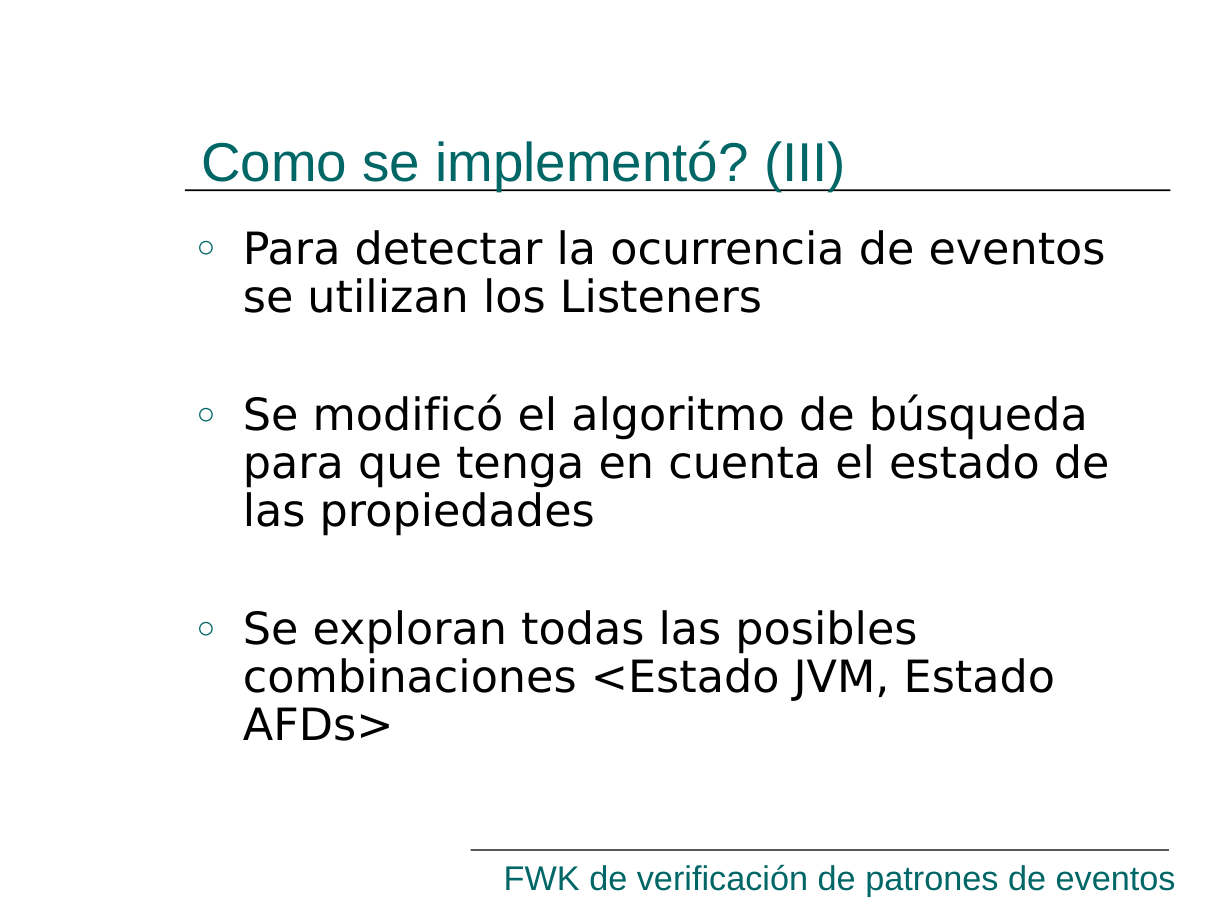
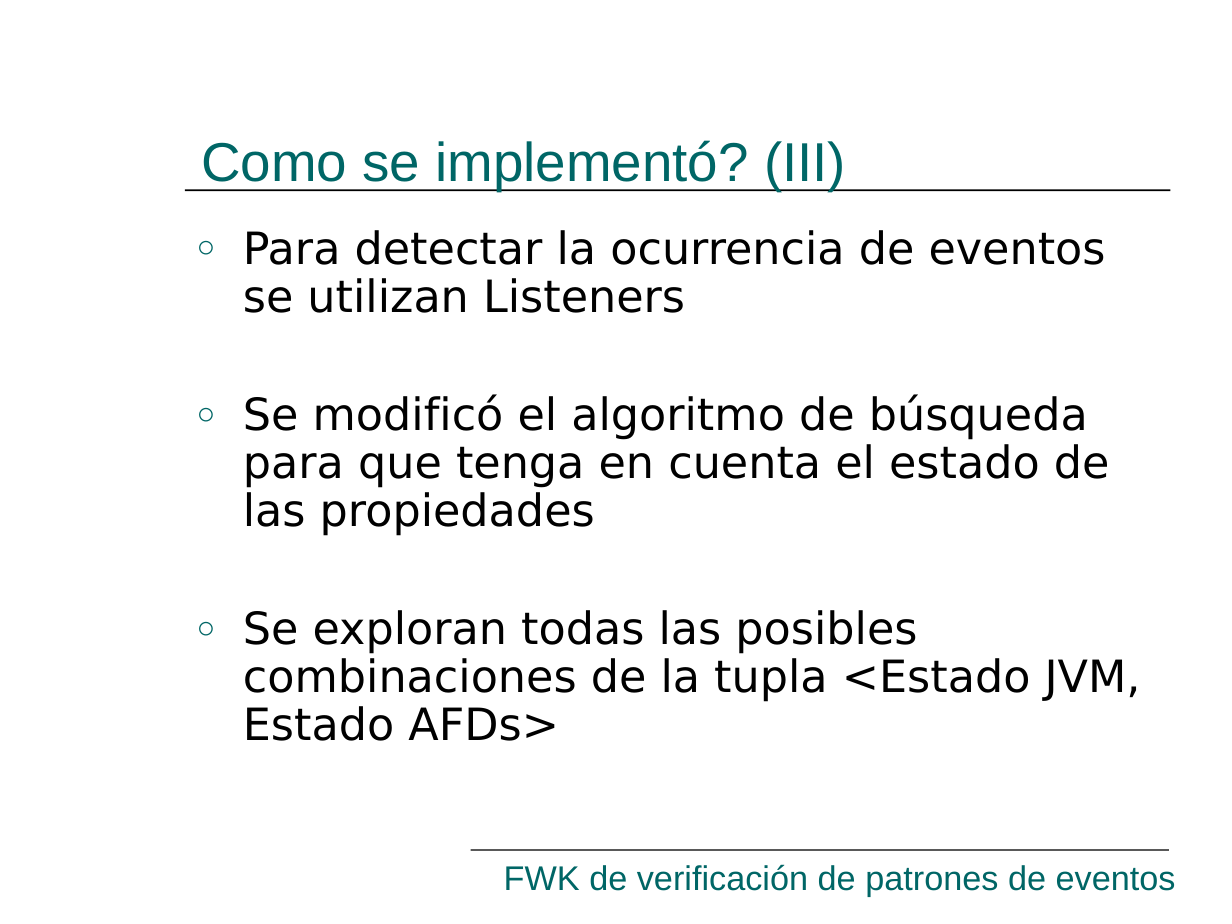
Before and after one commit to hugomelendez/tesis-jpf-2006, a slide deck: slide 23 of tesis-doc/Presentación.ppt (slide 24 before the commit). Drawn at 1232x924 pixels with LibreOffice and Linux fonts; fonts in the diff are those of the drawing. Boxes give left, top, right and bottom in pixels: in the first picture for what was removed or moved away, otherwise in the second. Text is boxed around its words. In the diff, an @@ line names an element or a change of style, - is before the commit and + after.

```diff
--- a/tesis-doc/Presentación.ppt
+++ b/tesis-doc/Presentación.ppt
@@ text at bbox=[243, 230, 1106, 313]: text changed @@
-○ Para detectar la ocurrencia de eventos se utilizan los Listeners
+○ Para detectar la ocurrencia de eventos se utilizan Listeners
@@ text at bbox=[243, 610, 1141, 741]: text changed @@
-○ Se exploran todas las posibles combinaciones <Estado JVM, Estado AFDs>
+○ Se exploran todas las posibles combinaciones de la tupla <Estado JVM, Estado AFDs>
```
Also in this commit, not shown: 14 other slides changed, 1 other file.
